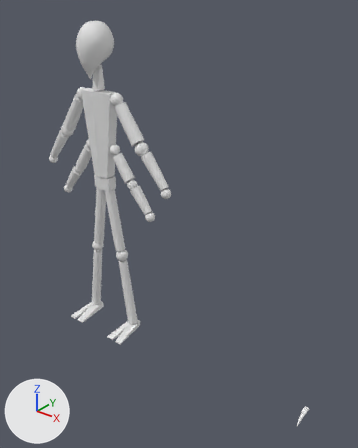
What one commit did to the Blender file Enemies/FutureBlade.blend.
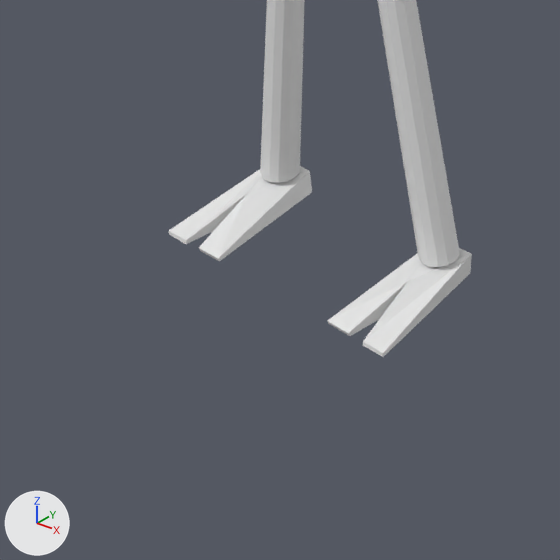
Each version appears first whole from a camera (50 mm lens) standing at (3.65, -3.33, 3.53) and looking at (0.99, 0.0, 1.47), and next in a close-up on the part from 9% to 45% of the width and 59% to 87% of the height. Lighting does not change. The marker at lower left points along +X, +Y and +Z. The last two pictures show the newer version.

Objects in the first close-up: 'Body'.
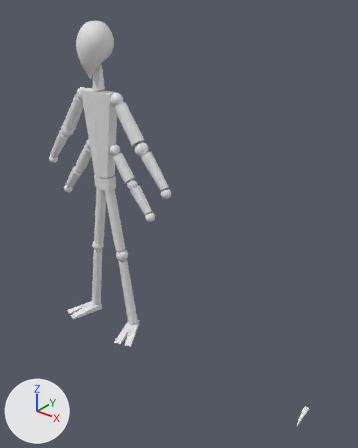
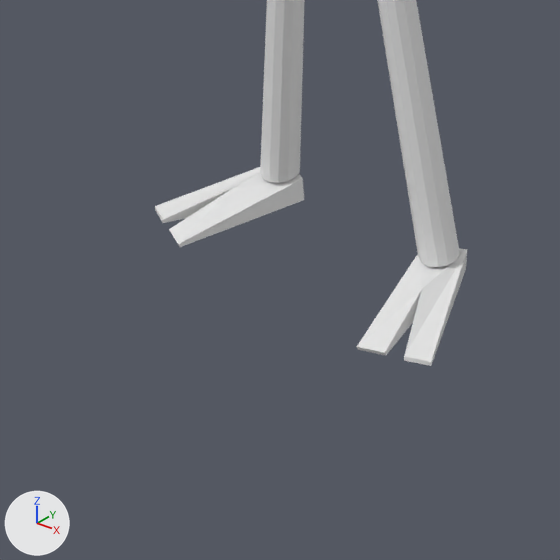
Where the change shows, as pixel boxes [x1, y1, x2, y2] in the close-ups (560 x 560 px; the box of a moved part takes in the faces that stretch with it):
'Body', reshaped: before [169, 0, 472, 357]; after [155, 0, 467, 366]
part 1 of me_cube, moved or reshaped: before [169, 166, 472, 357]; after [155, 167, 467, 366]

Edits to the bpy script that builds the scene:
```text
Change me_cube:
    used by ob_body; location = (0.0, 0.0, 0.0)
    remove me_cube.from_pydata(...)  # 1774 vertices, 1757 faces; spans x 0.0..0.88, y -0.33..0.2, z -0.07..3.23
    add me_cube.from_pydata(...)  # 1774 vertices, 1757 faces; spans x 0.0..0.88, y -0.35..0.2, z -0.07..3.23
    me_cube part 1: the loose piece of 16 vertices spanning x 0.21..0.41, y -0.33..0.06, z -0.07..0.01 is turned 22 degrees about the z axis through its middle, then moved by (0.05, 0.0, 0.0)
```
